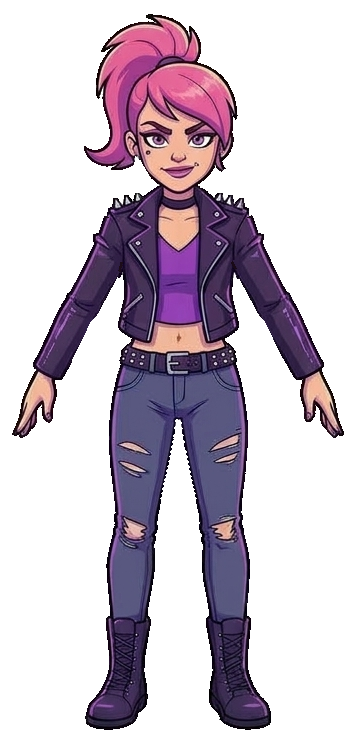
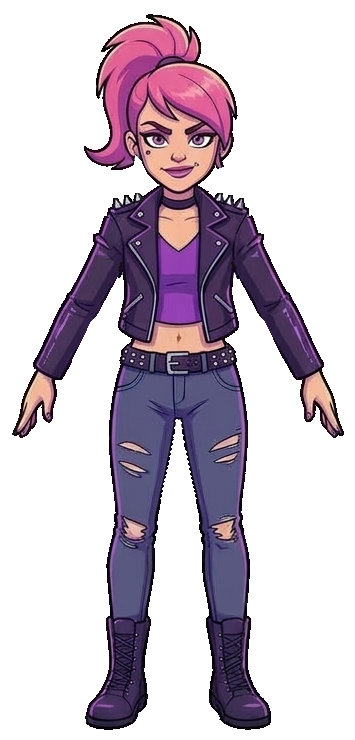
Layered file, before and after one edit (355x740). Changes by layer:
painted on "head" over [left=134, top=155, right=226, bottom=192]
painted on "body" over [left=157, top=186, right=209, bottom=192]
